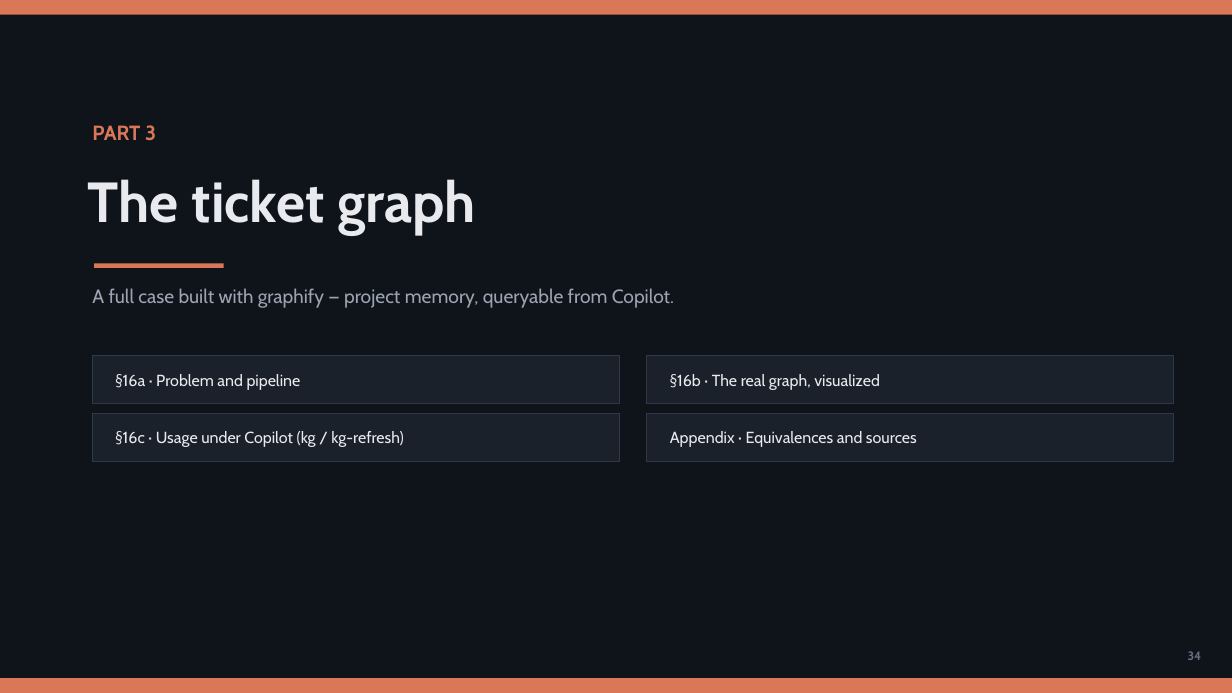
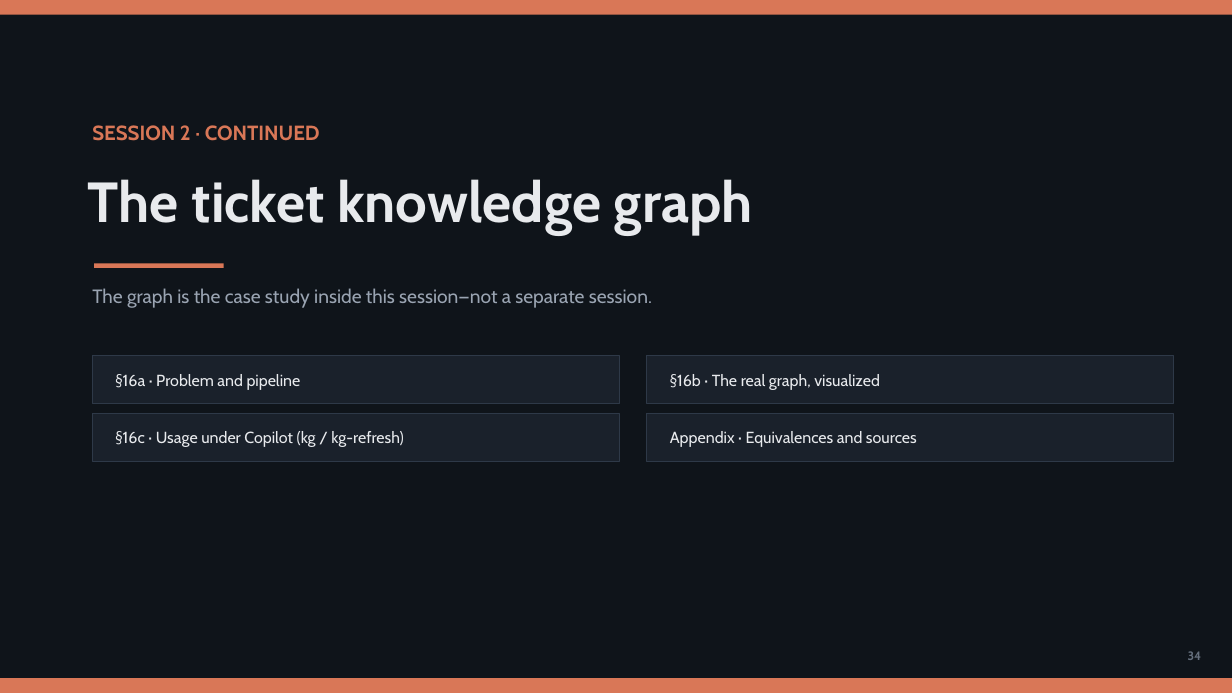
Before and after one commit to olonok69/copilot_code_ml_engineer, a slide deck: slide 34 of presentation/Copilot_Presentation.pptx. Drawn at 1232x693 pixels with LibreOffice and Linux fonts; fonts in the diff are those of the drawing. Boxes give left, top, right and bottom in pixels: in the first picture for what was removed or moved away, otherwise in the second. Text is boxed around its words. In the diff, an @@ line names an element or a change of style, - is before the commit and + after.

Commit message:
update to copilot github methodology and test live 8 skill in copilot

```diff
--- a/presentation/Copilot_Presentation.pptx
+++ b/presentation/Copilot_Presentation.pptx
@@ text at box(92, 125, 320, 141): text changed @@
-PART 3
+SESSION 2 · CONTINUED
@@ text at box(88, 179, 753, 235): text changed @@
-The ticket graph
+The ticket knowledge graph
@@ text at box(92, 288, 652, 308): text changed @@
-A full case built with graphify — project memory, queryable from Copilot.
+The graph is the case study inside this session—not a separate session.
```
Also in this commit, not shown: 38 other slides changed, 1 slide added, 13 other files.
